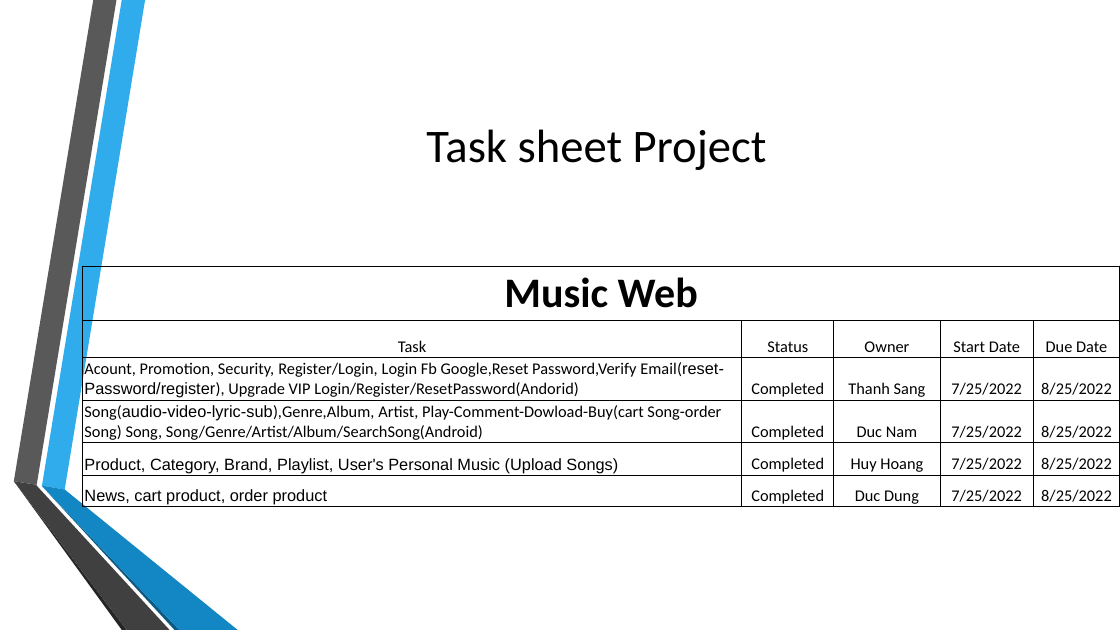
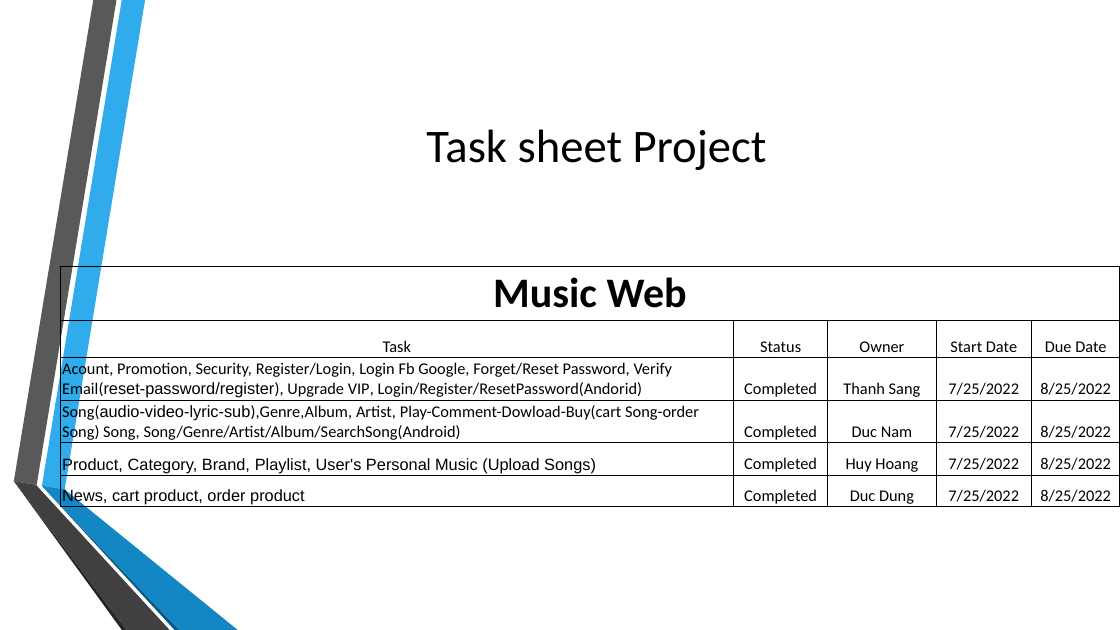
Before and after one commit to nguyenducnam2/musicmp3, a slide deck: slide 7 of Nhóm 5 - MusicWeb/doc/MusicWeb.pptx. Drawn at 1120x630 pixels with LibreOffice and Linux fonts; fonts in the diff are those of the drawing; background and template pictures are left out. Boxes give left, top, right and bottom in pixels: in the first picture for what was removed or moved away, otherwise in the second. Text is boxed around its words. In the diff, an @@ line names an element or a change of style, - is before the commit and + after.

```diff
--- a/Nhóm 5 - MusicWeb/doc/MusicWeb.pptx
+++ b/Nhóm 5 - MusicWeb/doc/MusicWeb.pptx
@@ table at [60,266,1120,509] @@
-row 3, column 1: Acount, Promotion, Security, Register/Login, Login Fb Google,Reset Password,Verify Email(reset-Password/register), Upgrade VIP Login/Register/ResetPassword(Andorid)
+row 3, column 1: Acount, Promotion, Security, Register/Login, Login Fb Google, Forget/Reset Password, Verify Email(reset-password/register), Upgrade VIP, Login/Register/ResetPassword(Andorid)
@@ table: place and size @@
-table at [82,266,1120,509]
+table at [60,266,1120,509]
```
